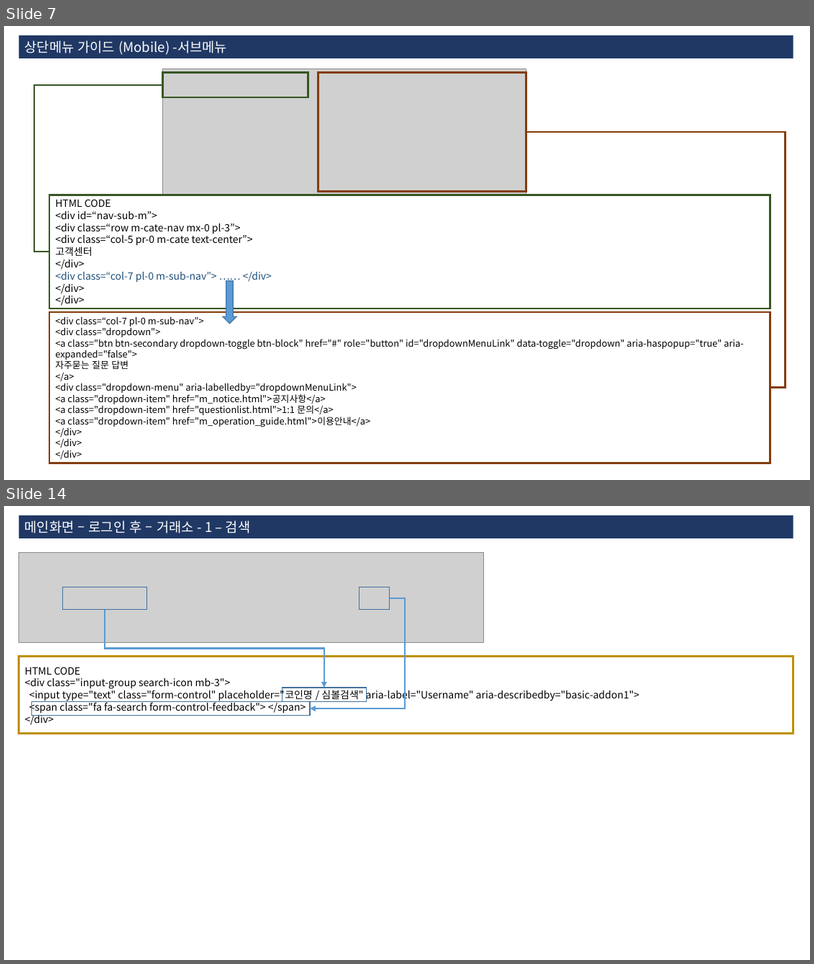
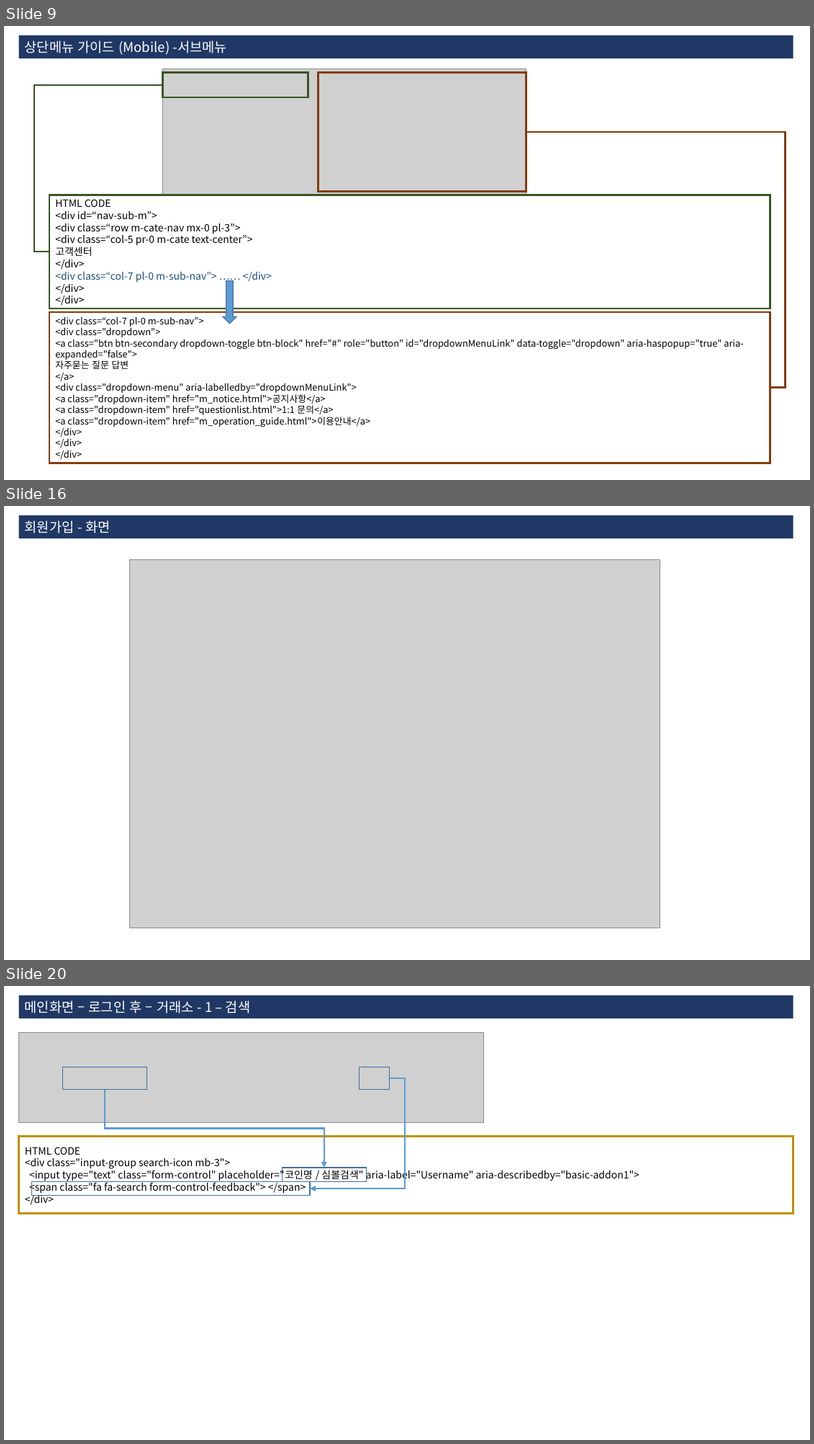
Before and after one commit to 3dwebart/html-publish, a slide deck: web/data/guide.pptx. Shown one above the other, each under a label of ours: slides 7 and 14 before the commit, slides 9, 16 and 20 after it; the slides between them are not shown. The pictures are 814x964 and 814x1444 pixels, drawn with LibreOffice and Linux fonts; fonts in the diff are those of the drawing; grey boxes stand for pictures. Boxes give left, top, right and bottom in pixels: in the first picture for what was removed or moved away, otherwise in the second. Text is boxed around its words. In the diff, an @@ line names an element or a change of style, - is before the commit and + after.

```diff
--- a/web/data/guide.pptx
+++ b/web/data/guide.pptx
@@ slide 16 added at (x1=4, y1=506, x2=810, y2=960), background #FFFFFF @@
@@ rectangle added at (x1=19, y1=515, x2=794, y2=538), fill #203864, 16 pt, text #FFFFFF @@
+회원가입 - 화면
@@ picture added at (x1=130, y1=559, x2=661, y2=927) @@
@@ what was slide 7 is now slide 9 @@
@@ what was slide 14 is now slide 20 @@
```
Also in this commit, not shown: 8 slides changed, 10 other slides added, 3 other files.
